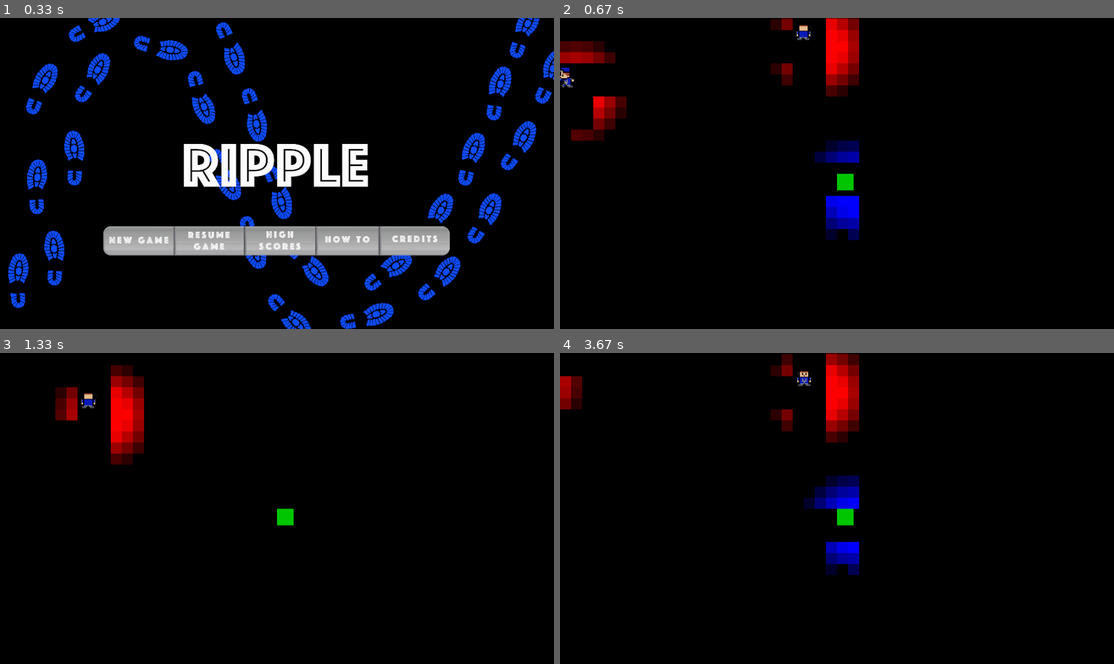
Above: before the commit, frames 1-4 (two rows, left to right).
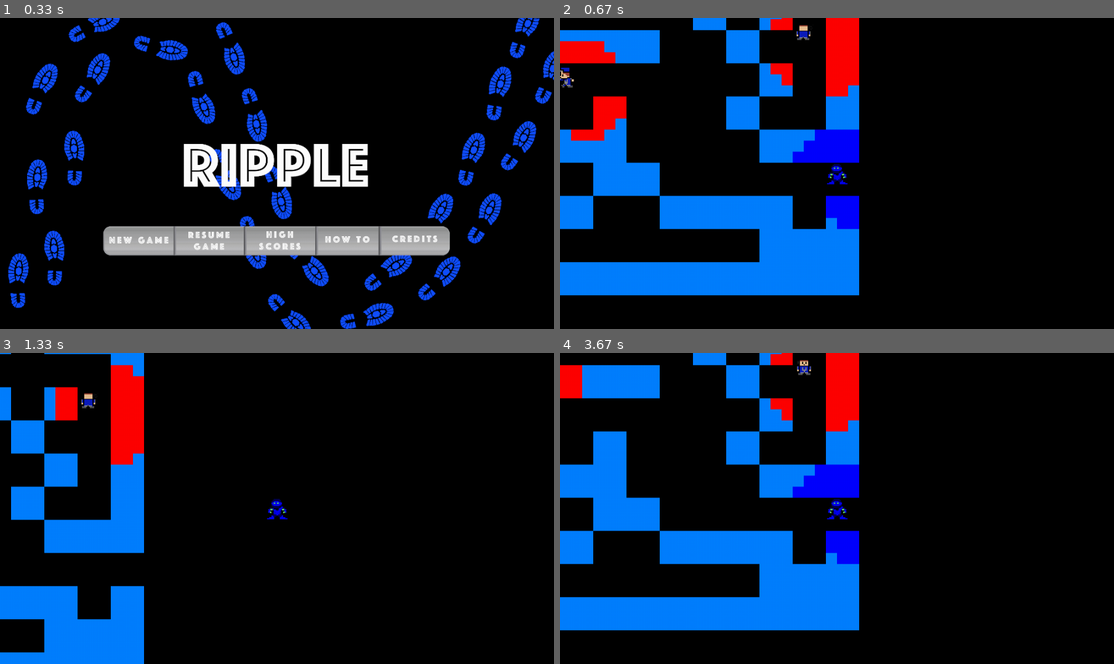
Above: after the commit, the same moments.

Repository: kwahn20/rippleCS269
Game: pygame game, started from main.py
Two runs of this game, one before a commit and one after it. Both use one fixed random seed, a clock stepped at 60 frames per second and the inputs below.
Inputs (mouse positions are in pixels of both pictures, inside the frame that each line leads up to):
- Up to frame 1 (0.33 s): no input
- Up to frame 2 (0.67 s): click (698, 241) at 0.38 s
- Up to frame 3 (1.33 s): hold Right 0.67-1.13 s; move the mouse to (360, 399) at 0.7 s; hold Up from 1.17 s (still down)
- Up to frame 4 (3.67 s): release Up at 1.47 s; hold Right 1.5-1.97 s; hold Left 2-2.53 s; hold Down 2.57-2.87 s; hold Left 2.9-3.3 s; hold Up from 3.33 s (still down)

Frame 1 is identical in both runs. In frame 2, 23% of the frame differs, in the area x 0-54%, y 0-90%; in frame 3, 13%; in frame 4, 24%.

Commit message:
added the image for player

Diff:
--- a/main.py
+++ b/main.py
@@ -6,19 +6,33 @@
 import astar
 import Story
 
+# image needs to be 30 by 30
+
 class Player:
     def __init__(self, x, y, speed, tileSize):
         self.x = x
         self.y = y
-        self.rect = pygame.Rect(self.x,self.y, tileSize, tileSize)
+        self.rect = pygame.Rect(self.x - 15,self.y - 15, 30, 30)
         self.speed = speed
         self.beingChased = False
 
-        # self.images = [pygame.image.load("images/unknownBack.png"), pygame.image.load("images/unknownFront.png"), pygame.image.load("images/unknownLeft.png"), pygame.image.load("images/unknownRight.png")]
-        # self.image_rects = [[pygame.Rect(19, 19, 37, 38), pygame.Rect(19, 19, 37, 38)], [pygame.Rect(19, 19, 37, 38), pygame.Rect(19, 19, 37, 38)], [pygame.Rect(14, 13, 35, 38), pygame.Rect(81, 13, 32, 38)], [pygame.Rect(14, 13, 32, 38), pygame.Rect(78, 13, 35, 38)]]
-        # self.image_idx = 0
-        # self.animation_idx = 0
-        # self.frame_count = 0
+        self.images = [
+            pygame.transform.scale(pygame.image.load("images/RightPlayerRes.png"), (40, 40)),
+            pygame.transform.scale(pygame.image.load("images/LeftPlayerRes.png"), (40, 40)),
+            pygame.transform.scale(pygame.image.load("images/FrontPlayerRes.png"), (40, 40))
+            ]
+
+        self.image_rects = [
+            # right
+            pygame.Rect(0, 0, 40, 40),
+
+            # left
+            pygame.Rect(0, 0, 40, 40),
+
+            # front
+            pygame.Rect(0, 0, 40, 40)
+        ]
+        self.image_idx = 2
 
         # fields for temporary implementation of step sound
         self.which_step = 1
@@ -41,22 +55,26 @@
     def moveRight(self, tileSize):
         self.x = self.x + self.speed
         self.play_steps()
-        self.rect = pygame.Rect(self.x,self.y, tileSize, tileSize)
+        self.rect = pygame.Rect(self.x - 15,self.y - 15, 30, 30)
+        self.image_idx = 0
 
     def moveLeft(self, tileSize):
         self.x = self.x - self.speed
         self.play_steps()
-        self.rect = pygame.Rect(self.x,self.y, tileSize, tileSize)
+        self.rect = pygame.Rect(self.x - 15,self.y - 15, 30, 30)
+        self.image_idx = 1
 
     def moveUp(self, tileSize):
         self.y = self.y - self.speed
         self.play_steps()
-        self.rect = pygame.Rect(self.x,self.y, tileSize, tileSize)
+        self.rect = pygame.Rect(self.x - 15,self.y - 15, 30, 30)
+        self.image_idx = 2
 
     def moveDown(self, tileSize):
         self.y = self.y + self.speed
         self.play_steps()
-        self.rect = pygame.Rect(self.x,self.y, tileSize, tileSize)
+        self.rect = pygame.Rect(self.x - 15,self.y - 15, 30, 30)
+        self.image_idx = 2
 
     def toggleChase(self):
         self.beingChased = not self.beingChased
@@ -349,8 +367,9 @@
         self.background.fill((0,0,0))
         self.fog_of_war.fill((0,0,0))
 
-        pygame.draw.rect(self.background,(0,200,0),self.player.rect)
-        pygame.draw.rect(self.fog_of_war,(0,0,0,0),self.player.rect)
+
+        # pygame.draw.rect(self.background,(0,200,0),self.player.rect)
+        # pygame.draw.rect(self.fog_of_war,(0,0,0,0),self.player.rect)
 
         self.maze.draw(self.background)
 
@@ -364,8 +383,31 @@
             idx = self.guards[i].image_idx
             width = self.guards[i].image_rects[idx][self.guards[i].animation_idx].w
             height = self.guards[i].image_rects[idx][self.guards[i].animation_idx].h
-            self.background.blit(self.guards[i].images[idx], (self.guards[i].x-(width/2), self.guards[i].y-(height/2)), self.guards[i].image_rects[idx][self.guards[i].animation_idx])
-            self.fog_of_war.blit(self.guards[i].images[idx], (self.guards[i].x-(width/2), self.guards[i].y-(height/2)), self.guards[i].image_rects[idx][self.guards[i].animation_idx])
+            self.background.blit(
+                self.guards[i].images[idx],
+                (self.guards[i].x-(width/2), self.guards[i].y-(height/2)),
+                self.guards[i].image_rects[idx][self.guards[i].animation_idx]
+            )
+            self.fog_of_war.blit(
+                self.guards[i].images[idx],
+                (self.guards[i].x-(width/2), self.guards[i].y-(height/2)),
+                self.guards[i].image_rects[idx][self.guards[i].animation_idx]
+            )
+
+        # animation for the player
+        idx = self.player.image_idx
+        width = self.player.image_rects[idx].w
+        height = self.player.image_rects[idx].h
+        self.background.blit(
+            self.player.images[idx],
+            (self.player.x - (width / 2), self.player.y - (height / 2)),
+            self.player.image_rects[idx]
+        )
+        self.fog_of_war.blit(
+            self.player.images[idx],
+            (self.player.x - (width / 2), self.player.y - (height / 2)),
+            self.player.image_rects[idx]
+        )
 
         # pygame.draw.circle(self.fog_of_war,(0,0,0,0),(self.player.x+22,self.player.y+22),100,0)
         # for i in range(0, len(self.guards)):
@@ -392,8 +434,8 @@
                     pygame.draw.rect(self.fog_of_war, (0, 0, 0, alpha), pygame.Rect(x*self.maze.tileSize, y*self.maze.tileSize, self.maze.tileSize, self.maze.tileSize))
                     pygame.draw.rect(self.background, self.maze.litWalls[i][2], pygame.Rect(x*self.maze.tileSize, y*self.maze.tileSize, self.maze.tileSize, self.maze.tileSize))
 
-        # self.fog_of_war.set_colorkey((60,60,60))
-        self.background.blit(self.fog_of_war,(0,0))
+        # THIS IS FOG OF WAR
+        # self.background.blit(self.fog_of_war,(0,0))
 
         # self.screen.blit(pygame.transform.scale(self.background, (self.background.get_width()*2, self.background.get_height()*2)), (-self.player.x + self.window[0]/2, -self.player.y + self.window[1]/2))
         self.screen.blit(self.background, (-self.player.x + self.window[0]/2, -self.player.y + self.window[1]/2))
@@ -426,7 +468,7 @@
             keys = pygame.key.get_pressed()
             self.maze.litWalls = []
 
-            self.pingAudioLines(self.player.x, self.player.y, (0,0,255), self.player.beingChased)
+            self.pingAudioLines(self.player.x - self.player.rect.w / 2, self.player.y - self.player.rect.h / 2, (0,0,255), self.player.beingChased)
 
 
             for guard in self.guards:
--- a/sounds.py
+++ b/sounds.py
@@ -3,8 +3,8 @@
 
 button_press_2 = pygame.mixer.Sound('Sounds/home_screen_button_press_2.wav')
 
-step_1_set_1 = pygame.mixer.Sound('Sounds/step_1.wav')
-step_2_set_1 = pygame.mixer.Sound('Sounds/step_2.wav')
+# step_1_set_1 = pygame.mixer.Sound('Sounds/step_1.wav')
+# step_2_set_1 = pygame.mixer.Sound('Sounds/step_2.wav')
 
-step_1_set_2 = pygame.mixer.Sound('Sounds/step_1_set_2.wav')
-step_2_set_2 = pygame.mixer.Sound('Sounds/step_2_set_2.wav')
+# step_1_set_2 = pygame.mixer.Sound('Sounds/step_1_set_2.wav')
+# step_2_set_2 = pygame.mixer.Sound('Sounds/step_2_set_2.wav')
